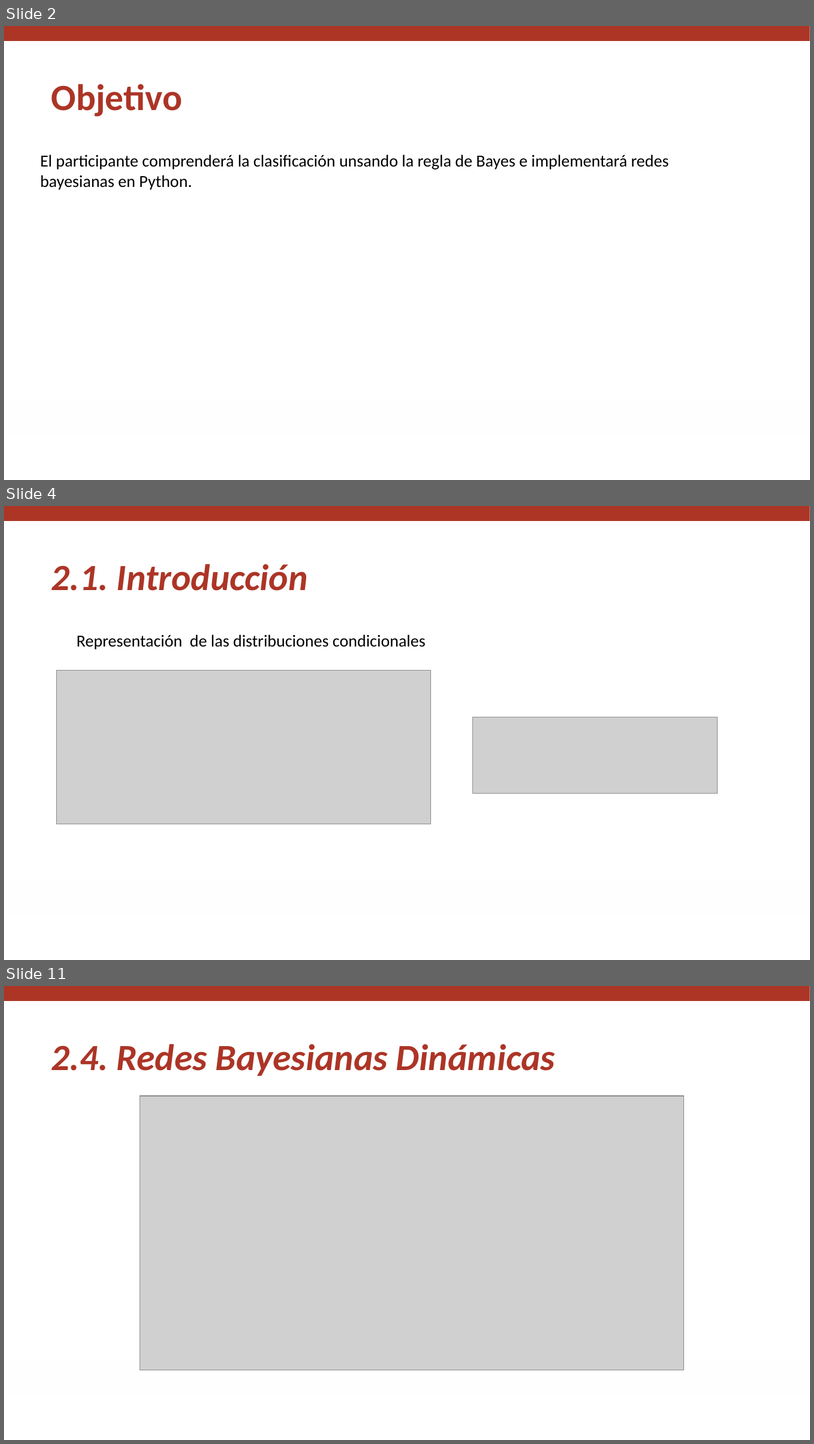
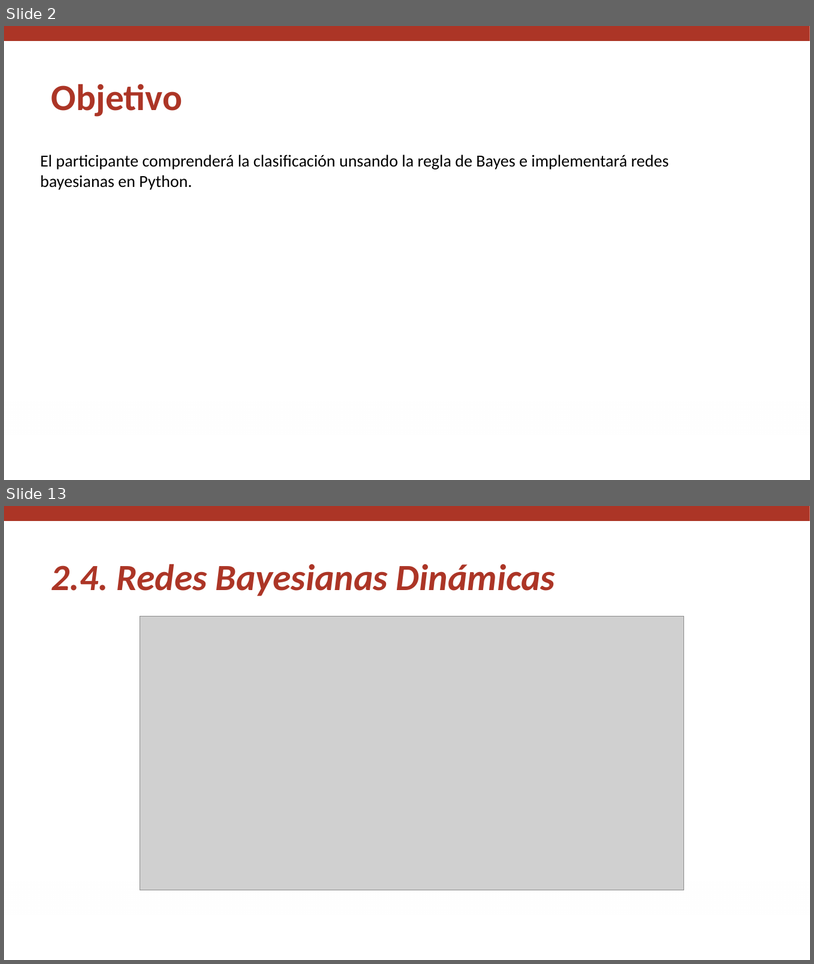
Before and after one commit to igomezv/RazonamientoProbabilistico, a slide deck: slides/M4_L2_bjp_2.pptx. Shown one above the other, each under a label of ours: slides 2, 4 and 11 before the commit, slides 2 and 13 after it; the slides between them are not shown. The pictures are 814x1444 and 814x964 pixels, drawn with LibreOffice and Linux fonts; fonts in the diff are those of the drawing; grey boxes stand for pictures; background and template pictures are left out. Boxes give left, top, right and bottom in pixels: in the first picture for what was removed or moved away, otherwise in the second. Text is boxed around its words. In the diff, an @@ line names an element or a change of style, - is before the commit and + after.

```diff
--- a/slides/M4_L2_bjp_2.pptx
+++ b/slides/M4_L2_bjp_2.pptx
@@ slide 4 removed at [4,506,810,960], background #FFFFFF; not listed: 2 template elements that a slide beside it also shows @@
@@ text removed at [51,564,308,591] @@
-2.1. Introducción
@@ text removed at [77,634,426,649] @@
-Representación de las distribuciones condicionales
@@ picture removed at [57,670,431,823] @@
@@ picture removed at [473,717,718,793] @@
@@ what was slide 11 is now slide 13 @@
```
Also in this commit, not shown: 8 slides changed, 2 slides added, 4 other files.
